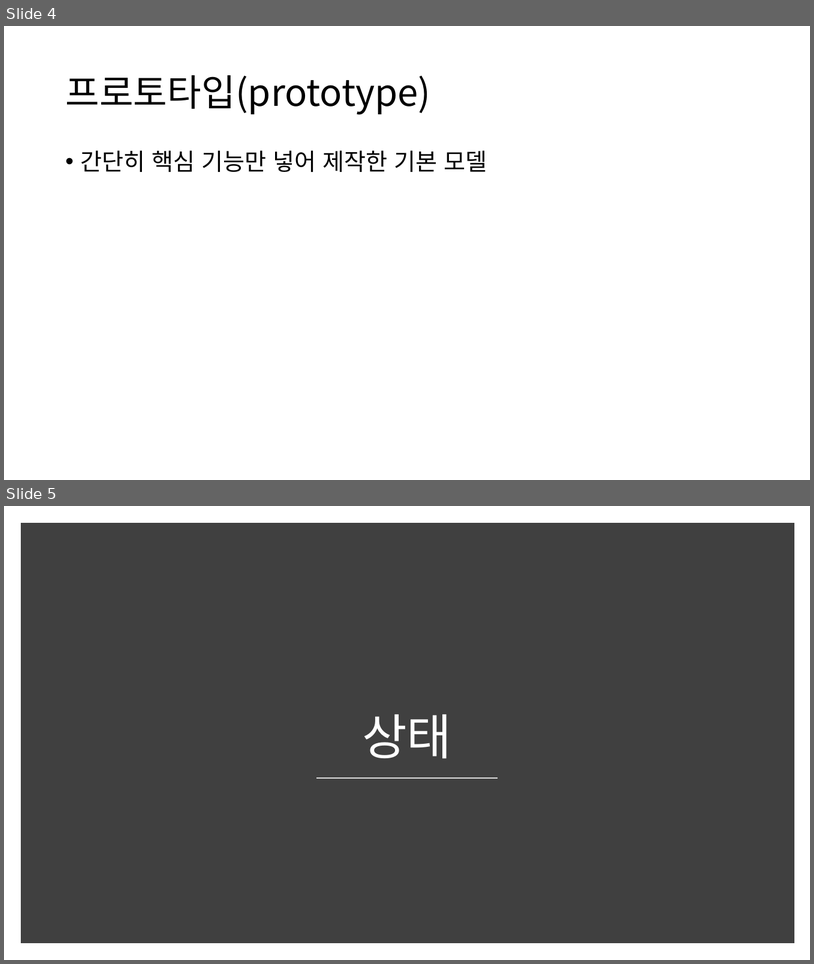
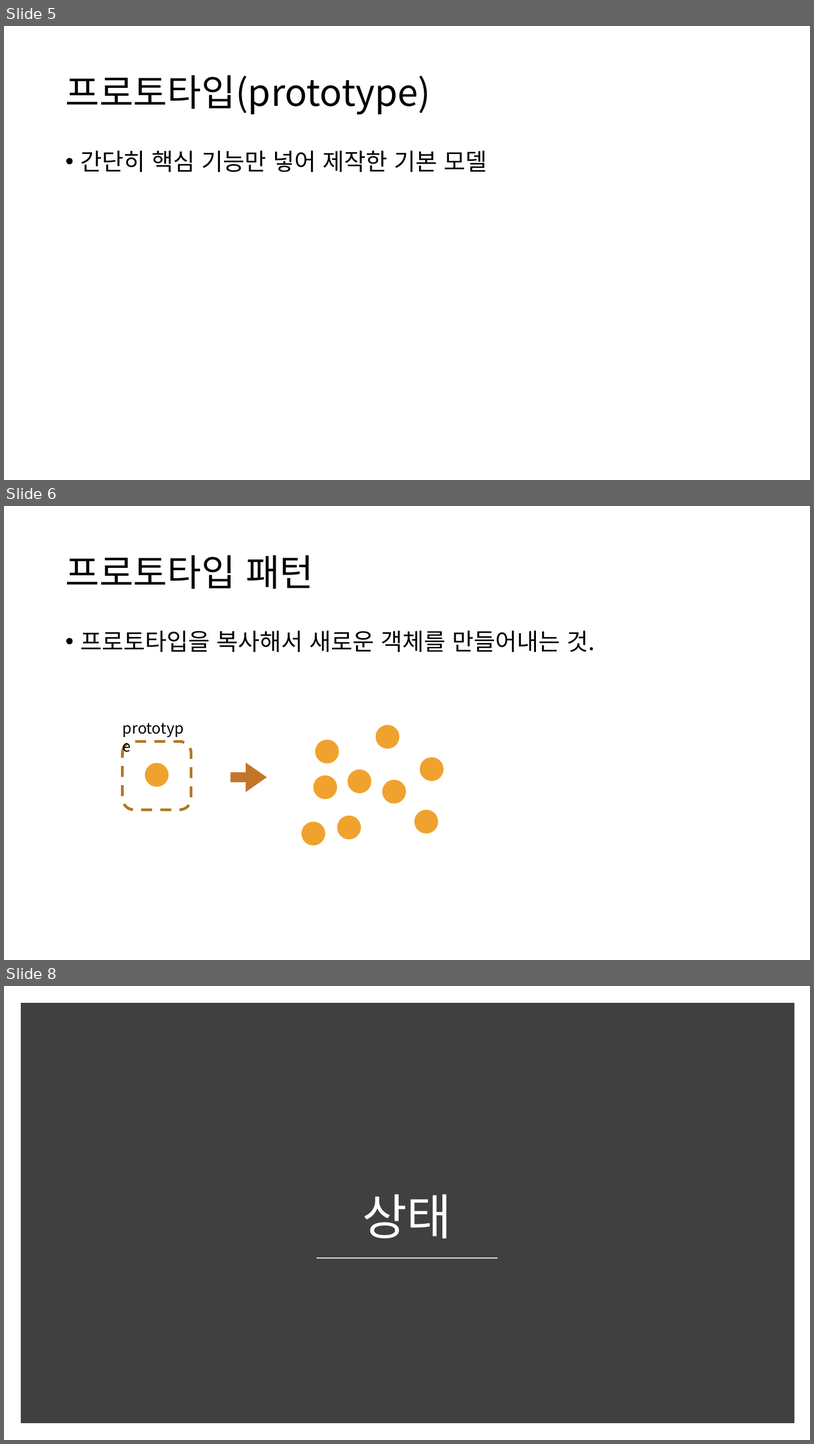
Before and after one commit to CURUMC/openglPattern, a slide deck: 게임 프로그래밍 패턴.pptx. Shown one above the other, each under a label of ours: slides 4 and 5 before the commit, slides 5, 6 and 8 after it; the slides between them are not shown. The pictures are 814x964 and 814x1444 pixels, drawn with LibreOffice and Linux fonts; fonts in the diff are those of the drawing. Boxes give left, top, right and bottom in pixels: in the first picture for what was removed or moved away, otherwise in the second. Text is boxed around its words. In the diff, an @@ line names an element or a change of style, - is before the commit and + after.

```diff
--- a/게임 프로그래밍 패턴.pptx
+++ b/게임 프로그래밍 패턴.pptx
@@ slide 6 added at box(4, 506, 810, 960), background #FFFFFF @@
@@ title added at box(65, 555, 314, 589), 44 pt, text #000000 @@
+프로토타입 패턴
@@ text added at box(81, 630, 596, 652), 28 pt, text #000000 @@
+• 프로토타입을 복사해서 새로운 객체를 만들어내는 것.
@@ text added at box(117, 715, 197, 739), 18 pt, text #000000 @@
+prototype
@@ rounded rectangle added at box(123, 741, 192, 810), outline #B27822 3.25 pt dashed @@
@@ group added at box(302, 725, 444, 845): 9 ellipses @@
@@ ellipse added at box(145, 762, 168, 786), fill #F0A22E @@
@@ right arrow added at box(231, 762, 267, 792), fill #C17529 @@
@@ what was slide 4 is now slide 5 @@
@@ what was slide 5 is now slide 8 @@
```
Also in this commit, not shown: 1 slide changed, 2 other slides added.
